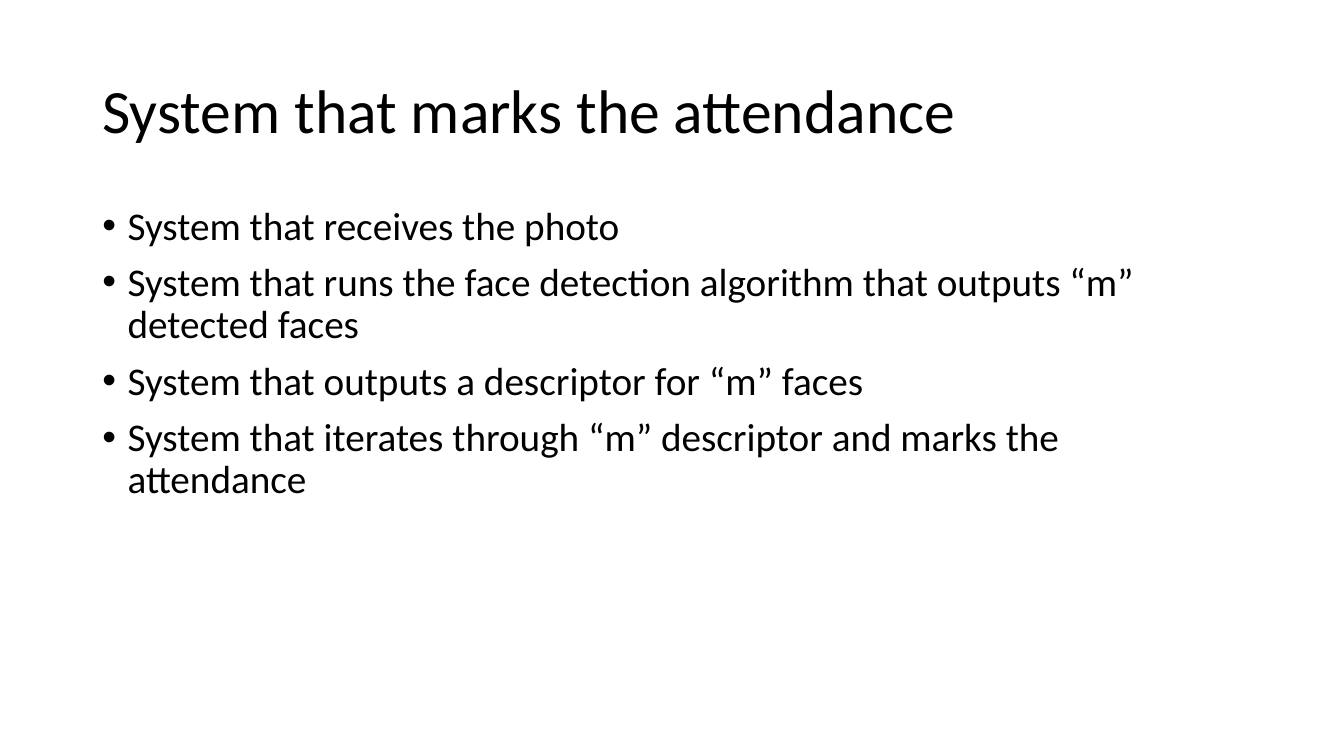
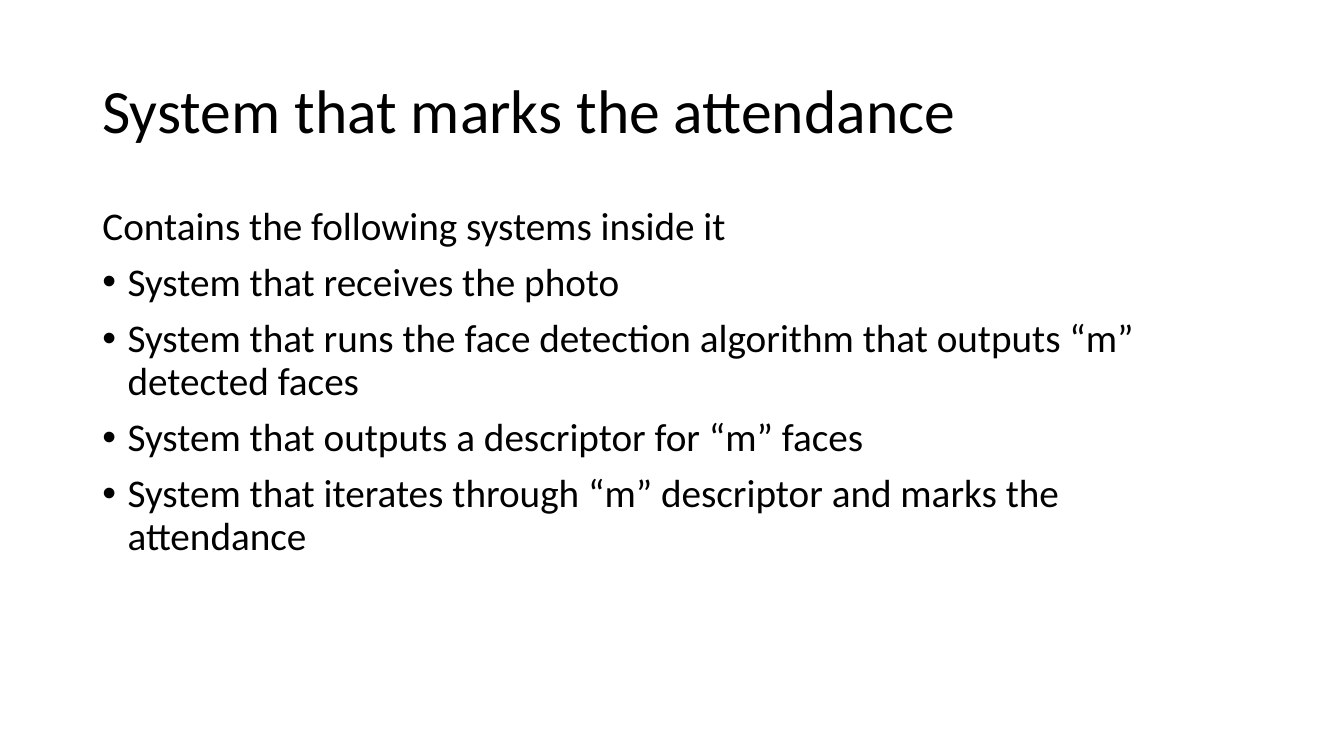
Before and after one commit to Chandru-crypted/Attendance_system_using_facial_recognition, a slide deck: slide 15 of DOCS/PPT's/Problem statement.pptx. Drawn at 1344x756 pixels with LibreOffice and Linux fonts; fonts in the diff are those of the drawing. Boxes give left, top, right and bottom in pixels: in the first picture for what was removed or moved away, otherwise in the second. Text is boxed around its words. In the diff, an @@ line names an element or a change of style, - is before the commit and + after.

```diff
--- a/DOCS/PPT's/Problem statement.pptx
+++ b/DOCS/PPT's/Problem statement.pptx
@@ text at <box>102,212,725,247</box>: paragraph added @@
+Contains the following systems inside it
```
Also in this commit, not shown: 6 other slides changed, 14 slides added, 1 other file.
